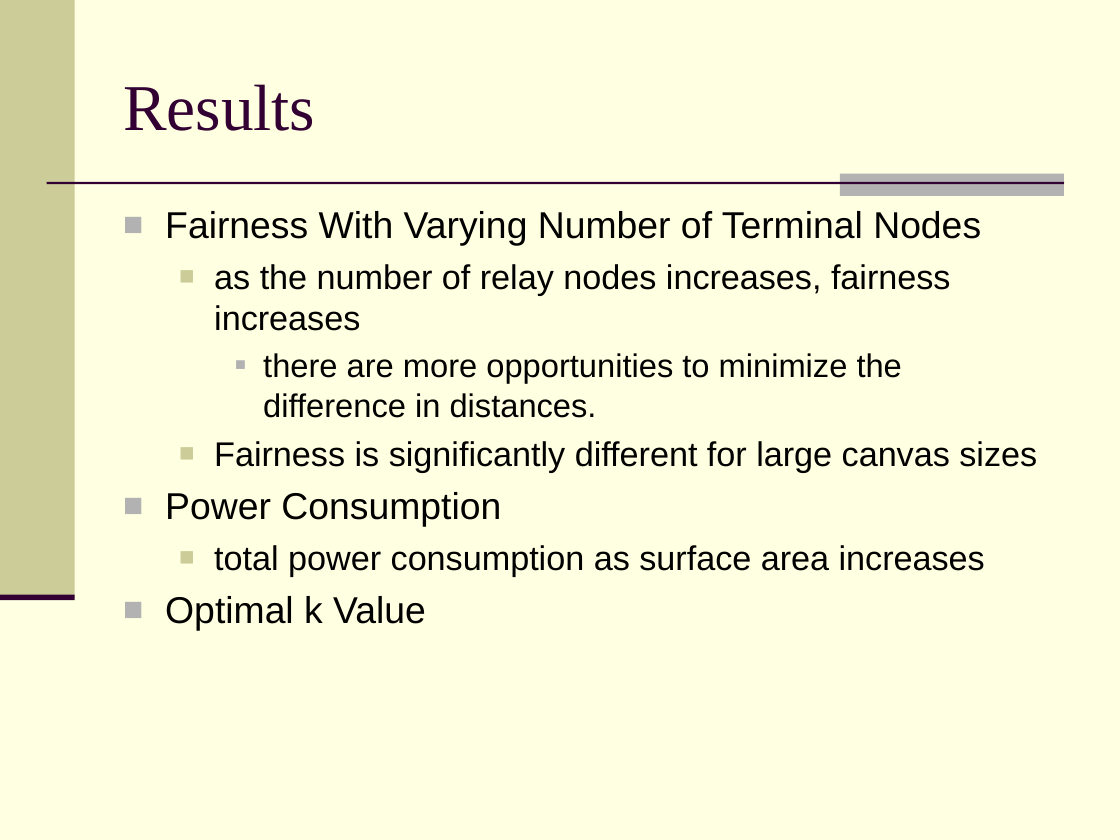
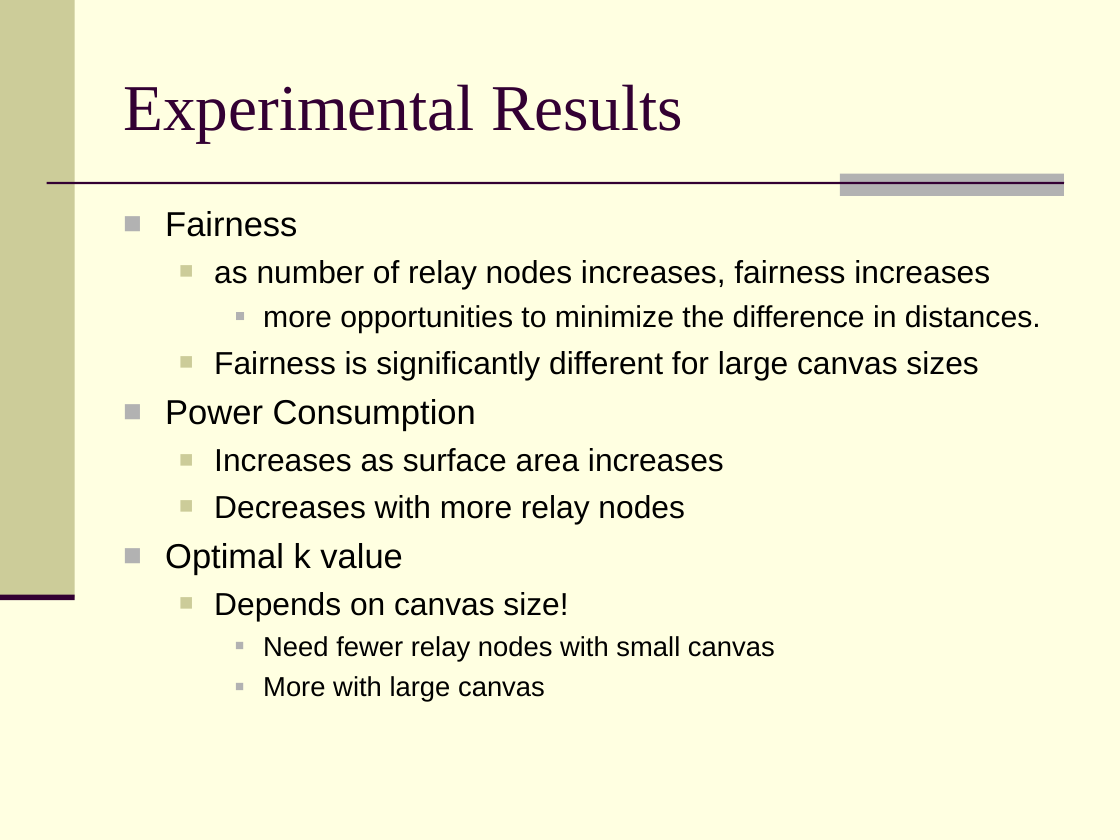
Before and after one commit to feltenberger/cmsc-641-fsmt, a slide deck: slide 14 of Paper/Presentation/Fair, Energy-aware Connectivity in Wireless Sensor Networks.ppt. Drawn at 1120x840 pixels with LibreOffice and Linux fonts; fonts in the diff are those of the drawing. Boxes give left, top, right and bottom in pixels: in the first picture for what was removed or moved away, otherwise in the second. Text is boxed around its words. In the diff, an @@ line names an element or a change of style, - is before the commit and + after.

```diff
--- a/Paper/Presentation/Fair, Energy-aware Connectivity in Wireless Sensor Networks.ppt
+++ b/Paper/Presentation/Fair, Energy-aware Connectivity in Wireless Sensor Networks.ppt
@@ title at box(123, 84, 683, 142): text changed @@
-Results
+Experimental Results
@@ text at box(165, 211, 1041, 334): text changed; size 21 to 19.4 pt @@
-■ Fairness With Varying Number of Terminal Nodes
-  ■ as the number of relay nodes increases, fairness increases
-    ■ there are more opportunities to minimize the difference in distances.
+■ Fairness
+  ■ as number of relay nodes increases, fairness increases
+    ■ more opportunities to minimize the difference in distances.
@@ text at box(165, 351, 978, 431): size 22 to 20.4 pt in "Fairness is significantly different for large canvas ..."; size 24 to 22.2 pt in "Power Consumption" @@
@@ text at box(165, 448, 775, 702): text changed; size 22 to 20.4 pt @@
-  ■ total power consumption as surface area increases
-■ Optimal k Value
+  ■ Increases as surface area increases
+  ■ Decreases with more relay nodes
+■ Optimal k value
+  ■ Depends on canvas size!
+    ■ Need fewer relay nodes with small canvas
+    ■ More with large canvas
```
Also in this commit, not shown: 1 other slide changed, 4 slides added, 5 slides removed.
